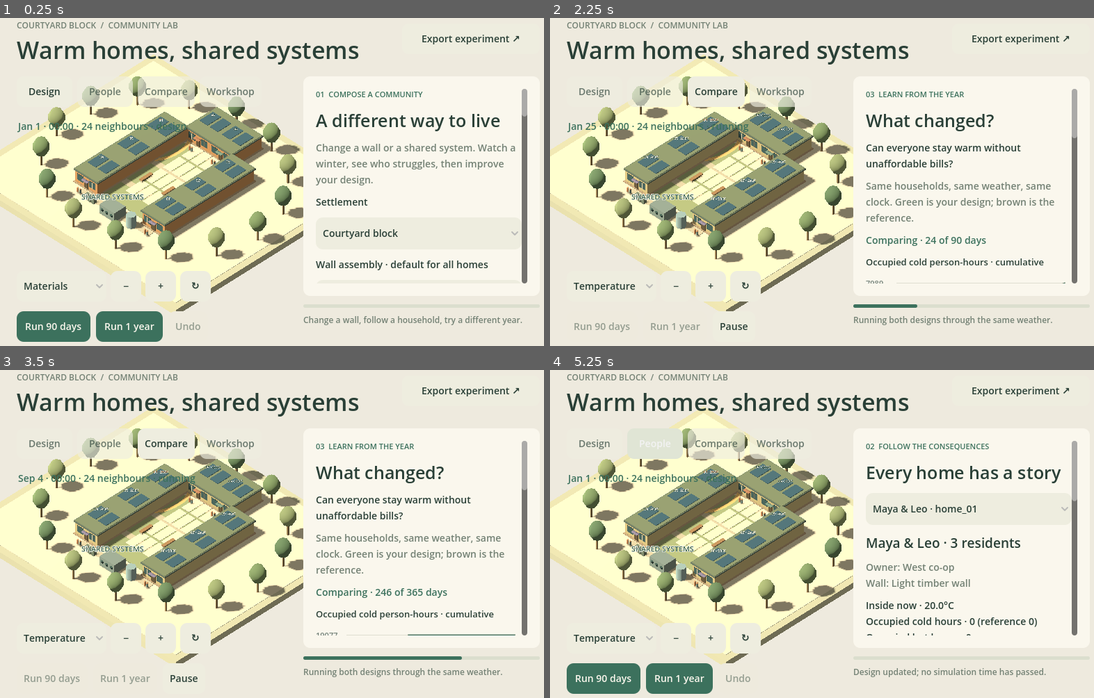
Above: before the commit, frames 1-4 (two rows, left to right).
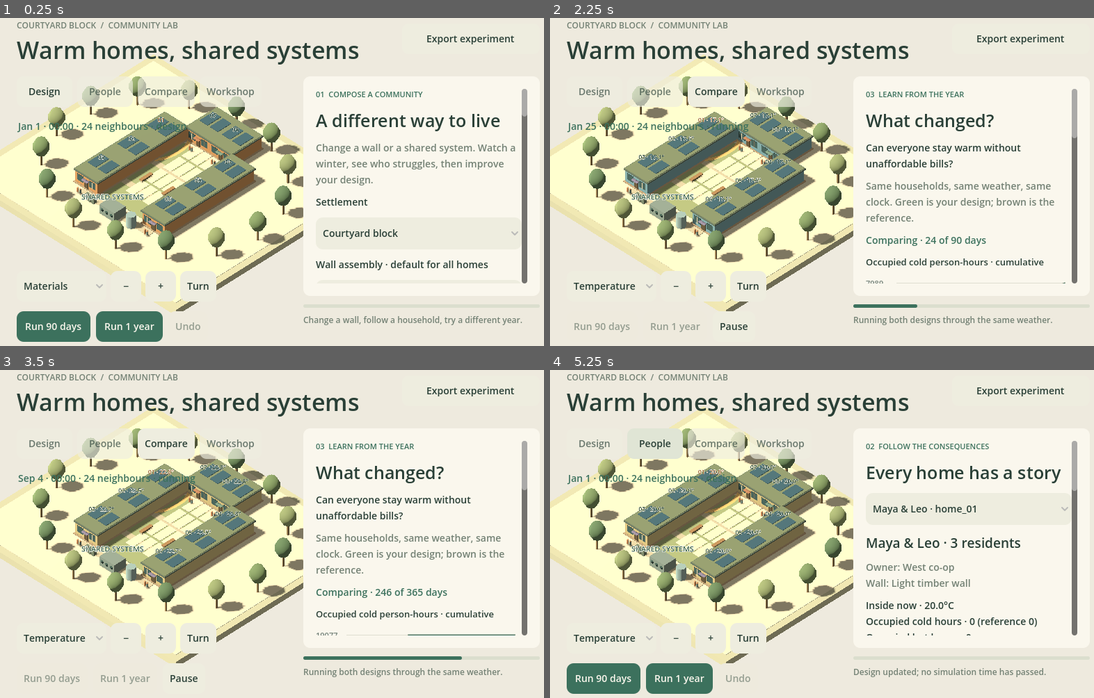
Above: after the commit, the same moments.

Repository: crs48/courtyard-block
Game: Godot game, scene res://world/main.tscn
Two runs of this game, one before a commit and one after it. Both use one fixed random seed, a clock stepped at 60 frames per second and the inputs below.
Inputs (mouse positions are in pixels of both pictures, inside the frame that each line leads up to):
- Up to frame 1 (0.25 s): no input
- Up to frame 2 (2.25 s): click (1023, 37) at 0.5 s, where only the run after the commit has a clickable "Export experiment"; click (745, 286) at 1.25 s, where only the run after the commit has a clickable "Turn"; click "Run 90 days" at 2 s
- Up to frame 3 (3.5 s): click "Run 1 year" at 2.75 s
- Up to frame 4 (5.25 s): click "Design" at 3.5 s; click "Try again" at 4.25 s; click "People" at 5 s

The runs differ from the first frame. In frame 1, 0.4% of the frame differs, in the area x 18-96%, y 5-85%; in frame 2, 2.0%, in the area x 13-96%, y 5-85%; in frame 3, 0.7%; in frame 4, 0.8%.

Commit message:
feat: add headless experiment tools and verify portable replay
- Run matched seasons and years from pinned experiment archives; export full reports and validate data packs from the command line.

- Package API v2 as one data manifest while retaining API v1 source packaging, and reject inconsistent ZIP headers before decompression.

- Bind temperature rendering to the active run, expose shared resource and funding status, and refine text and controls across platforms.

- Verify 834 checks, browser download and reimport, native replay of the downloaded archive, and Web, macOS, and Android development exports.

Diff:
--- a/core/lab_io.gd
+++ b/core/lab_io.gd
@@ -60,6 +60,12 @@
 	if ((bytes.decode_u32(central + 38) >> 16) & 0xF000) == 0xA000: return "Symbolic links are not allowed."
 	var local := int(bytes.decode_u32(central + 42))
 	if local != 0 or bytes.decode_u32(0) != 0x04034b50: return "Invalid local ZIP header."
+	if bytes.decode_u16(6) != flags or bytes.decode_u16(8) != bytes.decode_u16(central + 10): return "ZIP compression headers disagree."
+	if bytes.decode_u16(central + 34) != 0: return "Multi-disk ZIPs are not supported."
+	for offsets in [[14, 16], [18, 20], [22, 24]]:
+		var local_value := bytes.decode_u32(offsets[0])
+		var central_value := bytes.decode_u32(central + offsets[1])
+		if local_value != central_value and not (flags & 8 and local_value == 0): return "ZIP sizes or checksums disagree."
 	var local_name := int(bytes.decode_u16(26))
 	var local_extra := int(bytes.decode_u16(28))
 	if 30 + local_name + local_extra > central or bytes.slice(30, 30 + local_name).get_string_from_utf8() != member: return "ZIP member names disagree."
--- /dev/null
+++ b/scripts/run_lab.gd
@@ -0,0 +1,91 @@
+extends SceneTree
+## Renderer-free CLI, using exactly the playable lab's validator and model.
+## godot --headless --path . --script scripts/run_lab.gd -- --hours=8760
+
+func _initialize() -> void:
+	call_deferred("run")
+
+func fail(message: String) -> void:
+	printerr(message)
+	quit(1)
+
+func run() -> void:
+	var options: Dictionary = {"hours": "8760", "import": "", "pack": "", "assembly": "", "layout": "", "climate": "", "output": "", "save": "", "validate-pack": ""}
+	for argument in OS.get_cmdline_user_args():
+		if argument == "--help":
+			print("Community lab: --hours=168|2160|8760 --import=experiment.json|zip --pack=manifest.json|zip --assembly=namespace:id --layout=namespace:id --climate=namespace:id --output=results.json --save=experiment.zip --validate-pack=manifest.json|zip")
+			quit()
+			return
+		var pieces := argument.trim_prefix("--").split("=", true, 1)
+		if pieces.size() != 2 or not options.has(pieces[0]):
+			fail("Unknown argument: " + argument)
+			return
+		options[pieces[0]] = pieces[1]
+	if not str(options.hours).is_valid_int() or not int(options.hours) in [168, 2160, 8760]:
+		fail("Choose --hours=168, 2160 or 8760.")
+		return
+	var result := CBLabExperiment.create(CBLabCatalog.builtin_packs())
+	if not options.import.is_empty():
+		var source := CBLabIO.read(options.import)
+		result = CBLabExperiment.from_document(source.value) if source.ok else source
+	if not result.ok:
+		fail(result.message)
+		return
+	var experiment: CBLabExperiment = result.experiment
+	for key in ["validate-pack", "pack"]:
+		if str(options[key]).is_empty(): continue
+		var source := CBLabIO.read(options[key], "manifest.json")
+		if not source.ok:
+			fail(source.message)
+			return
+		# A bundled sample can be validated without installing its namespace twice.
+		if key == "validate-pack":
+			var candidates := experiment.catalog.packs.filter(func(p: Dictionary) -> bool: return p.id != source.value.get("id", ""))
+			candidates.append(source.value)
+			var compiled := CBLabCatalog.compile(candidates)
+			if not compiled.ok:
+				fail(compiled.message)
+				return
+			print("PACK_VALID " + str(source.value.id) + " " + CBLabCatalog.digest(source.value))
+			quit()
+			return
+		result = experiment.install(source.value)
+		if not result.ok:
+			fail(result.message)
+			return
+	for key in ["assembly", "layout", "climate"]:
+		if str(options[key]).is_empty(): continue
+		result = experiment.edit(key, options[key])
+		if not result.ok:
+			fail(result.message)
+			return
+	var target := int(options.hours)
+	if target < experiment.restore_hour:
+		fail("Requested horizon precedes the imported experiment. Import a draft to run a shorter scenario.")
+		return
+	var started := Time.get_ticks_usec()
+	while experiment.restore_hour > 0: experiment.tick()
+	if experiment.sim.state.hour < target:
+		result = experiment.start(target)
+		if not result.ok:
+			fail(result.message)
+			return
+		while experiment.phase == "running": experiment.tick()
+	var report := {"runtime": CBLab.RUNTIME, "godot": Engine.get_version_info().string, "pack_lock": experiment.catalog.lock(), "question": experiment.question, "design": experiment.design, "baseline": experiment.baseline, "reference": experiment.reference.report(), "alternative": experiment.sim.report(), "elapsed_ms": (Time.get_ticks_usec() - started) / 1000.0}
+	if not options.output.is_empty():
+		var file := FileAccess.open(options.output, FileAccess.WRITE)
+		if file == null:
+			fail("Cannot write result file: " + str(options.output))
+			return
+		file.store_string(JSON.stringify(report, "  ", true, true) + "\n")
+		file.close()
+	if not options.save.is_empty():
+		if not str(options.save).ends_with(".zip"):
+			fail("Use a .zip filename for --save.")
+			return
+		result = CBLabIO.write_zip(options.save, "experiment.json", experiment.export_document())
+		if not result.ok:
+			fail(result.message)
+			return
+	print("LAB_RESULT " + JSON.stringify(report, "", true, true))
+	quit()
--- a/tests/lab.gd
+++ b/tests/lab.gd
@@ -152,6 +152,12 @@
 	bytes.encode_u32(central + 24, 500000000)
 	test.check(not CBLabIO.zip_error(bytes, "experiment.json").is_empty(), "Archive expansion bomb rejected before decompression")
 	test.check(not CBLabIO.zip_error(FileAccess.get_file_as_bytes(path), "manifest.json").is_empty(), "Archive member allowlist rejects unexpected payloads")
+	var inconsistent := FileAccess.get_file_as_bytes(path)
+	inconsistent.encode_u32(22, 500000000)
+	test.check(not CBLabIO.zip_error(inconsistent, "experiment.json").is_empty(), "Conflicting local expansion size is rejected before decompression")
+	inconsistent = FileAccess.get_file_as_bytes(path)
+	inconsistent.encode_u16(8, 99)
+	test.check(not CBLabIO.zip_error(inconsistent, "experiment.json").is_empty(), "Conflicting compression headers are rejected")
 	DirAccess.remove_absolute(path)
 	test.check(not CBLabIO.parse_text('{"a":' + '['.repeat(30) + '0' + ']'.repeat(30) + '}').ok, "Excessive JSON depth rejected before parse")
 	test.check(not CBLabIO.parse_text('{"a":').ok, "Malformed JSON gives a structured error")
--- a/tests/lab_playable.gd
+++ b/tests/lab_playable.gd
@@ -54,6 +54,7 @@
 	game.command({"type": "select", "index": 2})
 	check(ui.pane == "People" and game.view.selected == 2, "House selection reaches the household inspector")
 	game.command({"type": "run", "hours": 2160})
+	check(game.view.lab == game.experiment.sim, "Starting a run binds the diorama to the newly initialized physical state")
 	game.command({"type": "pause"})
 	var paused_hour := int(game.experiment.sim.state.hour)
 	await settle()
@@ -65,6 +66,7 @@
 	await finish(game)
 	check(game.experiment.sim.state.totals.cold_person_hours < game.experiment.reference.state.totals.cold_person_hours, "Independent workshop wall changes annual outcomes")
 	check(ui.lens.selected == 1 and ui.year_button.disabled, "Completed run displays temperature lens and disables the exhausted horizon")
+	check(game.view.captions[0].text.ends_with("%.1f°" % game.experiment.sim.state.homes[0].air_c), "Final rendered temperature matches the completed model, not a stale draft")
 	var portable := game.experiment.export_document()
 	var previous := CBLabCatalog.canonical(game.experiment.sim.report())
 	check(game.restore(portable).ok, "Scene accepts a complete portable experiment")
--- a/ui/lab_interface.gd
+++ b/ui/lab_interface.gd
@@ -54,7 +54,7 @@
 	for name_value in ["Design", "People", "Compare", "Workshop"]:
 		var section: String = name_value
 		tabs[section] = _button(nav, section, func() -> void: show_panel(section))
-	share = _button(root, "Export experiment ↗", func() -> void: action.emit({"type": "export"}))
+	share = _button(root, "Export experiment", func() -> void: action.emit({"type": "export"}))
 	world_tools = HBoxContainer.new()
 	world_tools.add_theme_constant_override("separation", 6)
 	root.add_child(world_tools)
@@ -65,7 +65,7 @@
 	world_tools.add_child(lens)
 	_button(world_tools, "−", func() -> void: action.emit({"type": "zoom", "factor": 1.1}))
 	_button(world_tools, "+", func() -> void: action.emit({"type": "zoom", "factor": 0.9}))
-	_button(world_tools, "↻", func() -> void: action.emit({"type": "rotate"}))
+	_button(world_tools, "Turn", func() -> void: action.emit({"type": "rotate"}))
 	collapse_button = _button(world_tools, "Scene", func() -> void: action.emit({"type": "collapse"}))
 	inspector = PanelContainer.new()
 	inspector.add_theme_stylebox_override("panel", _box(PAPER, 18))
@@ -112,6 +112,8 @@
 	theme.default_font_size = 14
 	for control in ["Label", "Button", "CheckButton", "OptionButton", "LineEdit", "SpinBox", "TextEdit"]: theme.set_color("font_color", control, INK)
 	for control in ["Button", "OptionButton"]:
+		theme.set_color("font_hover_color", control, INK)
+		theme.set_color("font_pressed_color", control, INK)
 		theme.set_stylebox("normal", control, _box(Color("#eeeddf"), 10))
 		theme.set_stylebox("hover", control, _box(Color("#e0e5d5"), 10))
 		theme.set_stylebox("pressed", control, _box(Color("#d5decb"), 10))
@@ -353,6 +355,8 @@
 	_label(body, home.name + " · 3 residents", 19)
 	_text("Owner: " + _owner_name(z.owner) + "\nWall: " + e.catalog.definition("assemblies", z.assembly).name)
 	dynamic.person = _text("", INK)
+	_label(body, "THE SHARED SYSTEMS", 11, GREEN)
+	dynamic.systems = _text("", INK)
 	_text("Occupied hours below 18°C and above 28°C use this scenario's comfort bands. Household routines and incomes are fixed assumptions, not a demographic forecast.")
 	if e.phase == "design":
 		_select("Try a wall just for this home", "assemblies", z.assembly, func(id: String) -> void:
@@ -517,6 +521,8 @@
 		var original: Dictionary = e.reference.state.homes[game.selected]
 		var z: Dictionary = e.sim.zones[game.selected]
 		dynamic.person.text = "Inside now · %.1f°C\nOccupied cold hours · %s (reference %s)\nOccupied hot hours · %s\nBills s …(237 unchanged characters)…
+		var plant_status := "waiting for repair funds" if s.awaiting_repair else ("under maintenance" if s.hour < s.repair_until else "available")
+		dynamic.systems.text = "Operating reserve · %s\nHeating / cooling · %s\nPotable storage · %.0f / %.0f L\nWastewater backlog · %.0f / 1,000 L\nBins · %.0f / %.0f kg\nStreet litter · %.0f kg\nBattery · %.1f / %.0f kWh\nOwner's remaining capital · %s" % [euros(s.utility_cents), plant_status, s.water_l, e.design.tank_l, s.sewage_l, s.waste_kg, e.design.waste_kg, s.litter_kg, s.battery_kwh, e.design.battery_kwh, euros(s.owners[z.owner])]
 		dynamic.advice.text = "Cold hours depend on the envelope, weather, available heating and outages. Try changing just this home's wall, then compare."
 		if home.arrears_cents > 0: dynamic.advice.text += "\n\nThis household could not pay all its bills. Its remaining monthly income is limited; compare envelope efficiency and billing policies rather than treating shared funds as household affordability."
 		var events := ""
--- a/world/lab_game.gd
+++ b/world/lab_game.gd
@@ -118,6 +118,7 @@
 	refresh_elapsed += delta
 	save_elapsed += delta
 	if experiment.phase != old_phase or (old_restore > 0 and experiment.restore_hour == 0):
+		view.refresh()
 		ui.show_panel("Compare")
 		if experiment.phase == "complete":
 			ui.toast("Both designs reached the same date. Inspect the households, then try another idea.")
@@ -153,11 +154,15 @@
 			if result.ok:
 				_redraw()
 				ui.show_panel("Design")
-		"baseline": result = experiment.pin_baseline()
+		"baseline":
+			result = experiment.pin_baseline()
+			if result.ok: _redraw()
 		"run":
 			result = experiment.start(int(action.hours))
 			if result.ok:
+				view.draw_lab(experiment.sim)
 				view.lens = "temperature"
+				view.refresh()
 				ui.show_panel("Compare")
 		"pause": experiment.pause()
 		"select":
--- a/world/lab_view.gd
+++ b/world/lab_view.gd
@@ -59,8 +59,8 @@
 		var entry := Vector3(p.x, 0.12, p.z + d / 2 + 1.2)
 		_box(Vector3(p.x / 2, 0.1, entry.z), Vector3(absf(p.x) + 1, 0.08, 1.5), "#c6bfa6", -1)
 		var caption := Label3D.new()
-		caption.font_size = 36
-		caption.pixel_size = 0.018
+		caption.font_size = 40
+		caption.pixel_size = 0.028
 		caption.billboard = BaseMaterial3D.BILLBOARD_ENABLED
 		caption.no_depth_test = true
 		caption.outline_size = 8
Not shown, added: scripts/run_lab.gd.uid
Not shown, changed: scripts/package_mod.py
Not shown, changed: scripts/web_shell.html
